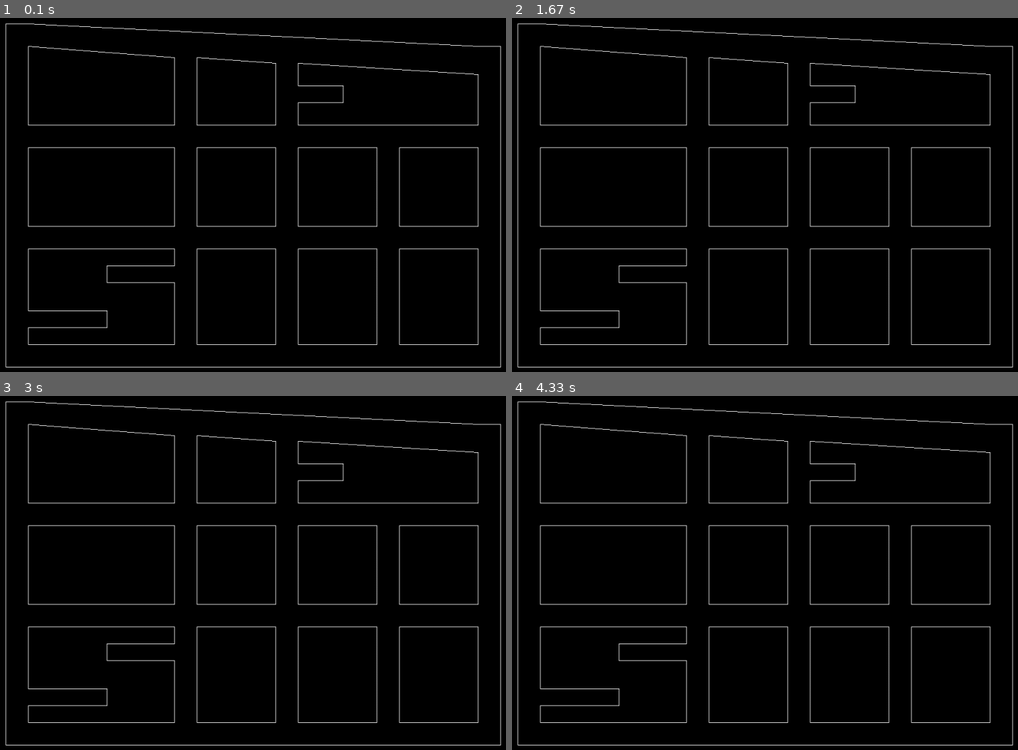
Above: before the commit, frames 1-4 (two rows, left to right).
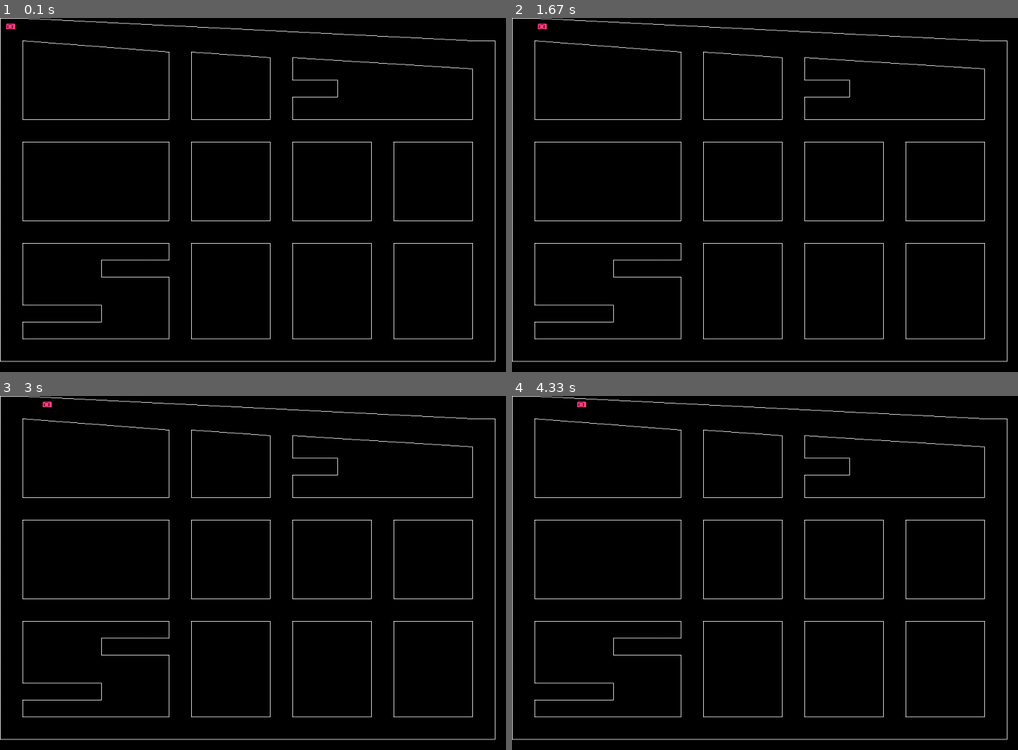
Above: after the commit, the same moments.

Repository: daoducminh/pygame_auto
Game: pygame game, started from main.py
Same seed, same stepped clock (60 frames per second), same inputs: the game is played once before the commit and once after it.
Inputs:
- Up to frame 1 (0.1 s): no input
- Up to frame 2 (1.67 s): hold Up 0.33-0.8 s; hold Up 0.83-1.2 s; hold Up 1.23-1.53 s; hold Up from 1.57 s (still down)
- Up to frame 3 (3 s): release Up at 1.93 s; hold Up 1.97-2.27 s; hold Up 2.3-2.67 s; hold Up from 2.7 s (still down)
- Up to frame 4 (4.33 s): release Up at 3 s; hold Up 3.03-3.4 s; hold Up 3.43-3.73 s; hold Up 3.77-4.13 s; hold Up from 4.17 s (still down)

The runs differ from the first frame. In frame 1, 7.8% of the frame differs, in the area x 0-100%, y 0-99%; in frame 2, 7.8%; in frame 3, 7.8%; in frame 4, 7.8%.

Commit message:
Add car's movement

Diff:
--- a/constants/board.py
+++ b/constants/board.py
@@ -7,3 +7,9 @@
 
 ICON_PATH = 'images/icon.png'
 PROGRAM_TITLE = 'PyGame Self Driving'
+
+CAR_HEIGHT = 10
+CAR_WIDTH = 17
+CAR_IMAGE_PATH = 'images/car.png'
+CAR_VELOCITY = 5
+CAR_TURN_RATE = 0.5
--- a/constants/coordinates.py
+++ b/constants/coordinates.py
@@ -108,3 +108,6 @@
 K4 = (X1, Y14)
 
 MAP_POSITION = (10, 10)
+
+CAR_INIT_X = 10
+CAR_INIT_Y = 10
--- a/drawer.py
+++ b/drawer.py
@@ -1,12 +1,18 @@
 # -*- coding: utf-8 -*-
 
-from pygame.draw import lines
+import pygame as p
 
+from constants.board import CAR_HEIGHT, CAR_WIDTH, CAR_IMAGE_PATH
 from constants.coordinates import *
+
+CAR = p.transform.scale(
+    p.image.load(CAR_IMAGE_PATH),
+    (CAR_WIDTH, CAR_HEIGHT)
+)
 
 
 def draw_map(surface, color, width):
-    lines(
+    p.draw.lines(
         surface,
         color,
         False,
@@ -15,7 +21,7 @@
         ),
         width
     )
-    lines(
+    p.draw.lines(
         surface,
         color,
         False,
@@ -24,7 +30,7 @@
         ),
         width
     )
-    lines(
+    p.draw.lines(
         surface,
         color,
         False,
@@ -33,7 +39,7 @@
         ),
         width
     )
-    lines(
+    p.draw.lines(
         surface,
         color,
         False,
@@ -42,7 +48,7 @@
         ),
         width
     )
-    lines(
+    p.draw.lines(
         surface,
         color,
         False,
@@ -51,7 +57,7 @@
         ),
         width
     )
-    lines(
+    p.draw.lines(
         surface,
         color,
         False,
@@ -60,7 +66,7 @@
         ),
         width
     )
-    lines(
+    p.draw.lines(
         surface,
         color,
         False,
@@ -69,7 +75,7 @@
         ),
         width
     )
-    lines(
+    p.draw.lines(
         surface,
         color,
         False,
@@ -78,7 +84,7 @@
         ),
         width
     )
-    lines(
+    p.draw.lines(
         surface,
         color,
         False,
@@ -87,7 +93,7 @@
         ),
         width
     )
-    lines(
+    p.draw.lines(
         surface,
         color,
         False,
@@ -96,7 +102,7 @@
         ),
         width
     )
-    lines(
+    p.draw.lines(
         surface,
         color,
         False,
@@ -105,7 +111,7 @@
         ),
         width
     )
-    lines(
+    p.draw.lines(
         surface,
         color,
         False,
@@ -114,3 +120,17 @@
         ),
         width
     )
+
+
+def draw_car(surface, car):
+    surface.blit(
+        CAR,
+        p.Rect(
+            (car.x, car.y),
+            (CAR_WIDTH, CAR_HEIGHT)
+        )
+    )
+
+
+def erase_car(surface, car):
+    surface
--- a/main.py
+++ b/main.py
@@ -3,9 +3,13 @@
 import pygame as p
 
 from constants.board import *
-from constants.coordinates import MAP_POSITION
+from constants.coordinates import CAR_INIT_X, CAR_INIT_Y
 from constants.styles import *
-from drawer import draw_map
+from drawer import draw_car, draw_map
+from models.vehicle import Car
+
+FPS = 30
+fps_clock = p.time.Clock()
 
 
 class Game:
@@ -13,7 +17,8 @@
         p.init()
         self.screen = p.display.set_mode((SCREEN_WIDTH, SCREEN_HEIGHT))
         self.running = True
-        self.map_surface = p.Surface((MAP_WIDTH, MAP_HEIGHT))
+        # self.map_surface = p.Surface((MAP_WIDTH, MAP_HEIGHT))
+        self.car = Car(CAR_INIT_X, CAR_INIT_Y, CAR_VELOCITY, CAR_TURN_RATE, 0)
         icon = p.image.load(ICON_PATH)
         p.display.set_icon(icon)
         p.display.set_caption(PROGRAM_TITLE)
@@ -21,21 +26,32 @@
     def start(self):
         pass
 
+    def clear(self):
+        self.screen.fill((0, 0, 0))
+
     def handle_events(self):
         for e in p.event.get():
             if e.type == p.QUIT:
                 self.running = False
+            elif e.type == p.KEYDOWN:
+                if e.key == p.K_UP:
+                    self.car.go_forward()
+            elif e.type == p.KEYUP:
+                if e.key == p.K_UP:
+                    self.car.go_forward()
 
     def draw(self):
-        self.screen.blit(self.map_surface, MAP_POSITION)
-        draw_map(self.map_surface, COLOR_WHITE, 1)
+        # self.screen.blit(self.map_surface, MAP_POSITION)
+        draw_map(self.screen, COLOR_WHITE, 1)
+        draw_car(self.screen, self.car)
         p.display.update()
+        fps_clock.tick(FPS)
 
 
 if __name__ == "__main__":
     g = Game()
     g.start()
-
     while g.running:
+        g.clear()
         g.handle_events()
         g.draw()
--- /dev/null
+++ b/models/vehicle.py
@@ -0,0 +1,21 @@
+# -*- coding: utf-8 -*-
+
+class Car:
+    def __init__(self, x, y, velocity, turn_rate, angle):
+        self.x = x
+        self.y = y
+        self.old_x = x
+        self.old_y = y
+        self.velocity = velocity
+        self.turn_rate = turn_rate
+        self.angle = angle
+
+    def go_forward(self):
+        self.old_x = self.x
+        self.x += self.velocity
+
+    def turn_right(self):
+        pass
+
+    def turn_left(self):
+        pass
Binary file added: images/car.png
